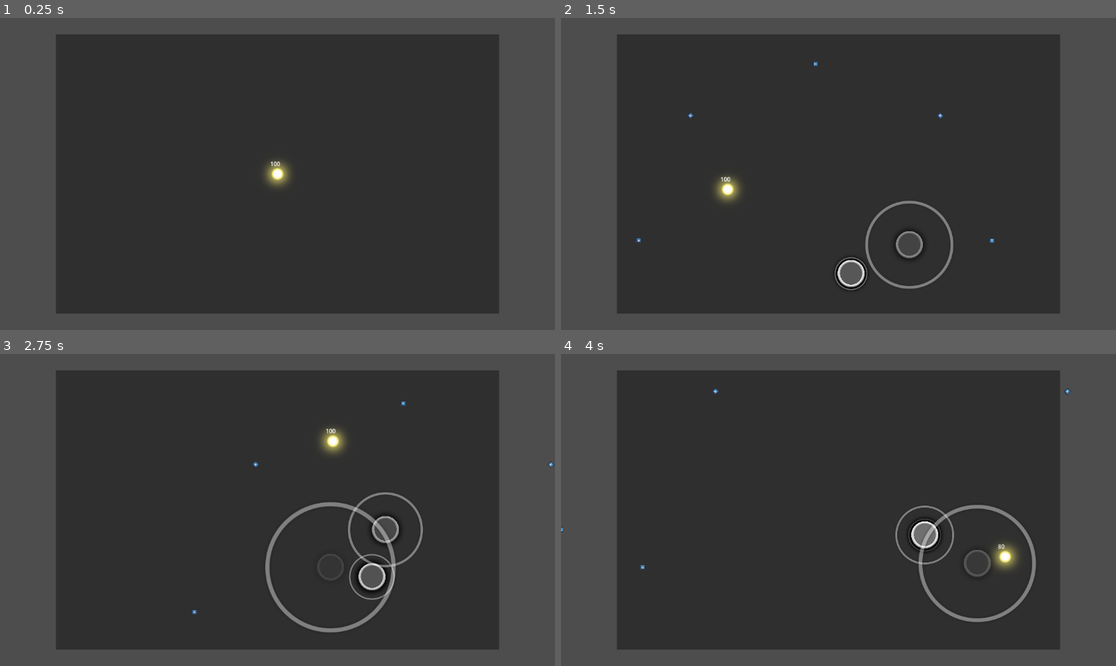
Above: before the commit, frames 1-4 (two rows, left to right).
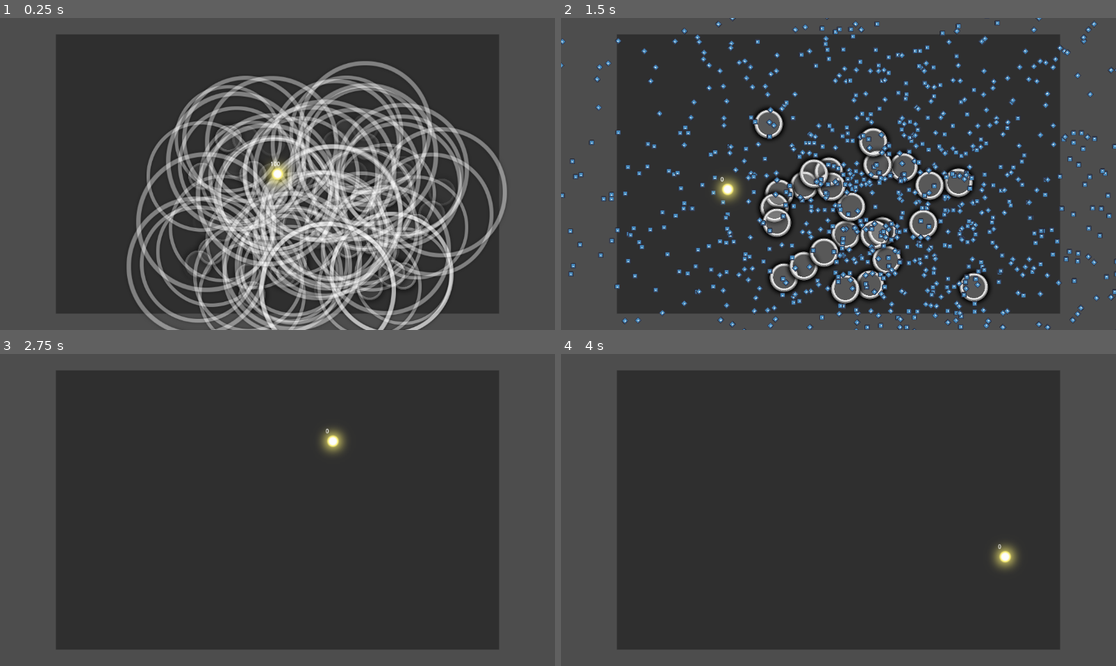
Above: after the commit, the same moments.

Repository: naixsu/Osu-Thingy
Game: Godot game, scene res://Scenes/Main.tscn
Same seed, same stepped clock (60 frames per second), same inputs: the game is played once before the commit and once after it. The engine's default icon, where the game draws it, is replaced by a stand-in: a white triangle on a blue panel in a dark square. Sound files missing from this copy of the repository are replaced by a short silence.
Inputs (mouse positions are in pixels of both pictures, inside the frame that each line leads up to):
- Up to frame 1 (0.25 s): no input
- Up to frame 2 (1.5 s): move the mouse to (960, 158) at 0.52 s; move the mouse to (727, 189) at 1.27 s
- Up to frame 3 (2.75 s): move the mouse to (333, 441) at 2.02 s
- Up to frame 4 (4 s): move the mouse to (810, 572) at 2.77 s; move the mouse to (1005, 556) at 3.52 s

The runs differ from the first frame. In frame 1, 29% of the frame differs, in the area x 22-92%, y 13-100%; in frame 2, 17%; in frame 3, 2.1%; in frame 4, 1.5%.

Commit message:
improved ms

Diff:
--- a/Scenes/Bullet.tscn
+++ b/Scenes/Bullet.tscn
@@ -25,6 +25,8 @@
 
 [node name="Lifespan" type="Timer" parent="."]
 wait_time = 3.0
+one_shot = true
+autostart = true
 
 [connection signal="area_entered" from="Area2D" to="." method="_on_area_2d_area_entered"]
 [connection signal="timeout" from="Lifespan" to="." method="_on_lifespan_timeout"]
--- a/Scripts/Main.gd
+++ b/Scripts/Main.gd
@@ -21,11 +21,11 @@
 	"Difficulty": {},
 	"HitObjects": [],
 }
-var timeElapsed : float = 0.0
+var timeElapsed : float = 0.015 # add 15s coz osu starts at 00:00:015
 var index = 0
 var circleSize : float
 var timeMS : int = 0
-var threshold : int = 15 # threshold of 15 ms
+var threshold : int = 5 # threshold of 5 ms
 var timeDifference : int = 0
 var slider : bool = false
 var sliderIndex : int = 0
@@ -64,13 +64,10 @@
 	update_cursor_position()
 
 func _physics_process(delta):
-	#print(songTimer.time_left)
-
 	if isDead:
 		audio.stop()
 		return
 
-
 	if index >= metadata["HitObjects"].size():
 		print("Stop")
 		return
@@ -78,20 +75,46 @@
 
 	timeElapsed += delta
 	timeMS = int(timeElapsed * 1000)
+	#print(timeMS)
 	var objTime = metadata["HitObjects"][index]["time"]
 	# using an offset here to start the approach circle
 	# 588 ms is achieved by getting the time the moment a
 	# hitobject is visible in 1/4 beat
 	# TODO: Update this offset
 	var timeOffset = objTime - hitObjStart
+
 	timeDifference = abs(timeMS - timeOffset)
 
-	#print(timeMS)
-
-	if timeDifference <= threshold:
-		#print("timeDifference ", timeDifference)
-		place_single_object(metadata["HitObjects"][index])
-		#print(metadata["HitObjects"][index]["type"])
+	#print(timeMS, " - ", timeOffset, " - ", timeDifference)
+
+
+	# TODO: Optimize this
+	# essentially gets the least time difference possible
+	# to instantiate the note as close to the
+	# object time as possible
+	if timeDifference <= 1:
+		print("timeDifference ", timeDifference)
+		place_single_object(metadata["HitObjects"][index])
+		index += 1
+	elif timeDifference <= 2:
+		print("timeDifference ", timeDifference)
+		place_single_object(metadata["HitObjects"][index])
+		index += 1
+	elif timeDifference <= 3:
+		print("timeDifference ", timeDifference)
+		place_single_object(metadata["HitObjects"][index])
+		index += 1
+	elif timeDifference <= 4:
+		print("timeDifference ", timeDifference)
+		place_single_object(metadata["HitObjects"][index])
+		index += 1
+	elif timeDifference <= 5:
+		print("timeDifference ", timeDifference)
+		place_single_object(metadata["HitObjects"][index])
+		index += 1
+	else:
+		print("timeDifference ", timeDifference)
+		place_single_object(metadata["HitObjects"][index])
 		index += 1
 
 	#if slider:
